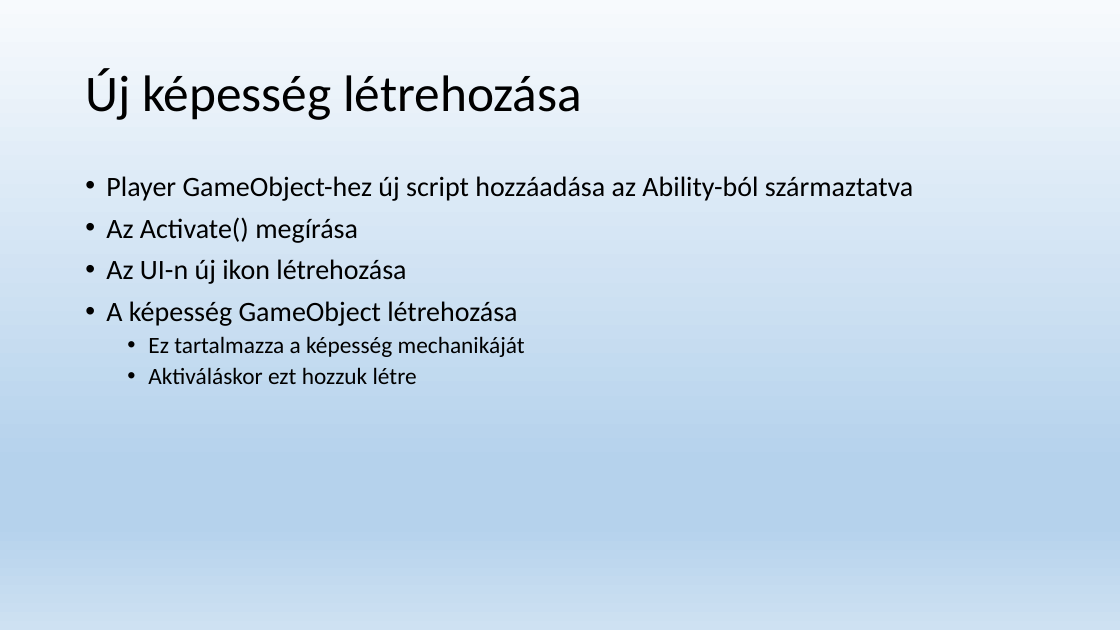
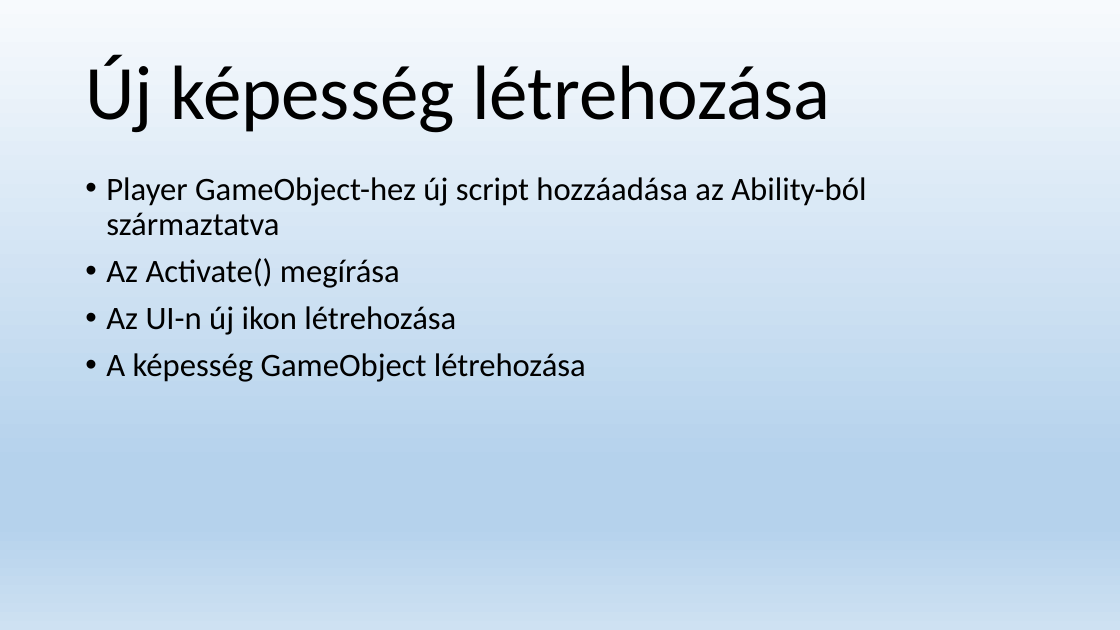
Before and after one commit to onezer/onallo_labor, a slide deck: slide 11 of Előadás.pptx (slide 10 before the commit). Drawn at 1120x630 pixels with LibreOffice and Linux fonts; fonts in the diff are those of the drawing. Boxes give left, top, right and bottom in pixels: in the first picture for what was removed or moved away, otherwise in the second. Text is boxed around its words. In the diff, an @@ line names an element or a change of style, - is before the commit and + after.

Commit message:
Dia

```diff
--- a/Előadás.pptx
+++ b/Előadás.pptx
@@ title "Új képesség létrehozása" at bbox=[85, 55, 830, 133]: size 44 to 66 pt @@
@@ text "Player GameObject-hez új script hozzáadása ..." at bbox=[106, 177, 866, 382]: size 24 to 28 pt @@
@@ text at bbox=[148, 336, 525, 384]: paragraphs removed @@
-  • Ez tartalmazza a képesség mechanikáját
-  • Aktiváláskor ezt hozzuk létre
```
Also in this commit, not shown: 1 other slide changed, 1 slide added.
